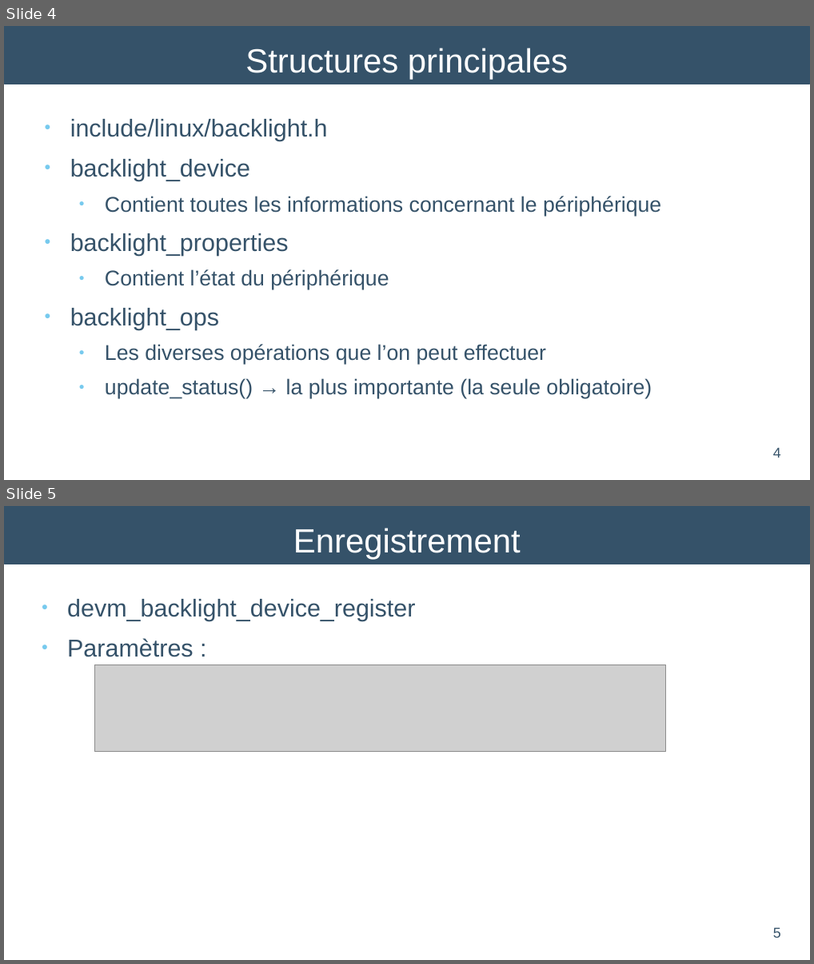
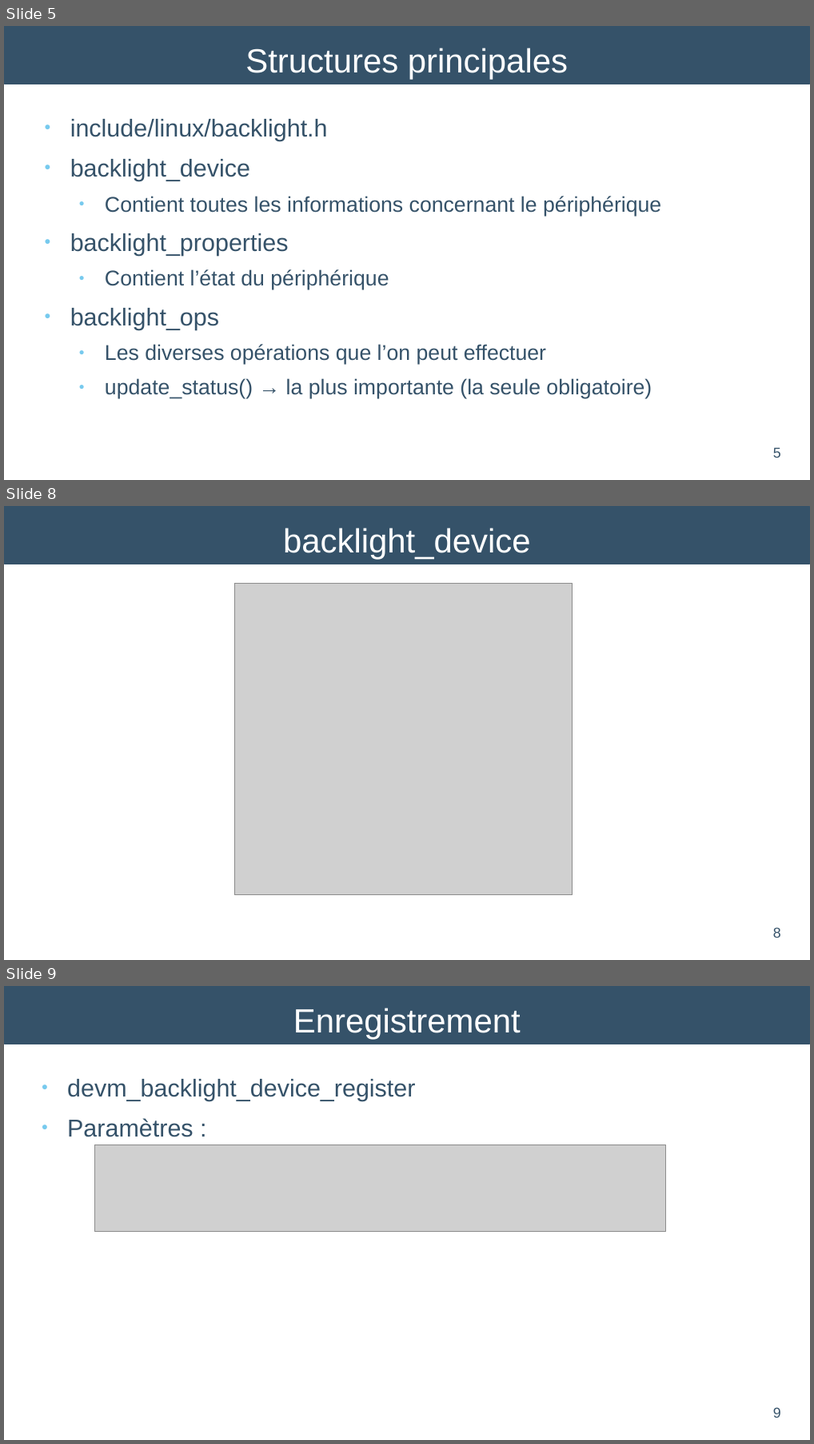
Before and after one commit to HEIG-AndreCosta/drv, a slide deck: material/te2/te2_andre_costa.odp. Shown one above the other, each under a label of ours: slides 4 and 5 before the commit, slides 5, 8 and 9 after it; the slides between them are not shown. The pictures are 814x964 and 814x1444 pixels, drawn with LibreOffice and Linux fonts; fonts in the diff are those of the drawing; grey boxes stand for pictures. Boxes give left, top, right and bottom in pixels: in the first picture for what was removed or moved away, otherwise in the second. Text is boxed around its words. In the diff, an @@ line names an element or a change of style, - is before the commit and + after.

```diff
--- a/material/te2/te2_andre_costa.odp
+++ b/material/te2/te2_andre_costa.odp
@@ slide 8 added at (x1=4, y1=506, x2=810, y2=960), background #FFFFFF; not listed: 1 template element that a slide beside it also shows @@
@@ title added at (x1=283, y1=528, x2=531, y2=560), 33 pt, text #FFFFFF @@
+backlight_device
@@ picture added at (x1=234, y1=584, x2=573, y2=896) @@
@@ page number added at (x1=774, y1=927, x2=782, y2=937), 14 pt, text #355269 @@
+8
@@ what was slide 4 is now slide 5 @@
@@ page number at (x1=774, y1=447, x2=782, y2=457): text changed @@
-4
+5
@@ what was slide 5 is now slide 9 @@
@@ page number at (x1=774, y1=1407, x2=782, y2=1417): text changed @@
-5
+9
```
Also in this commit, not shown: 3 other slides added, 1 other file.
